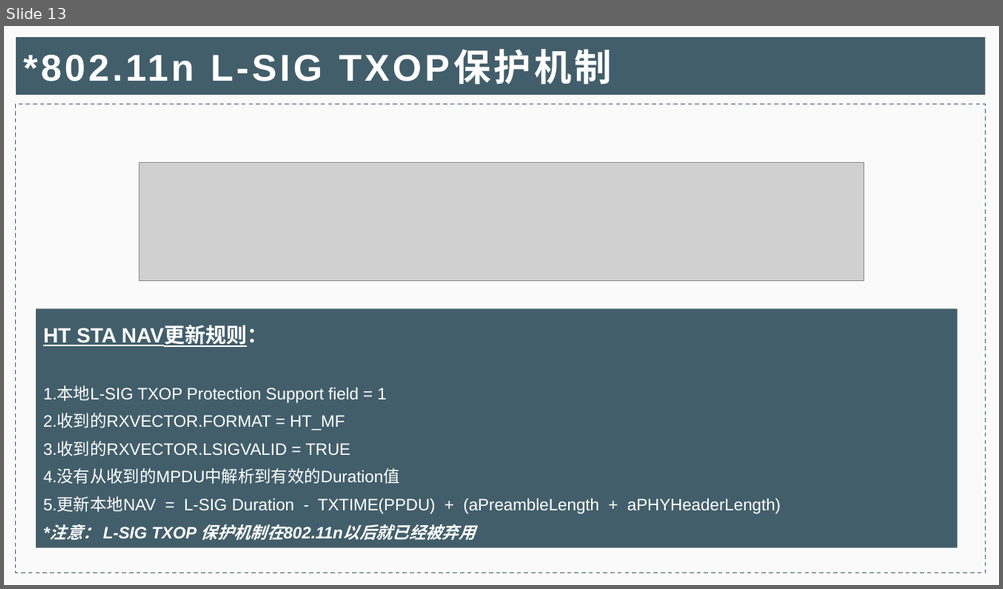
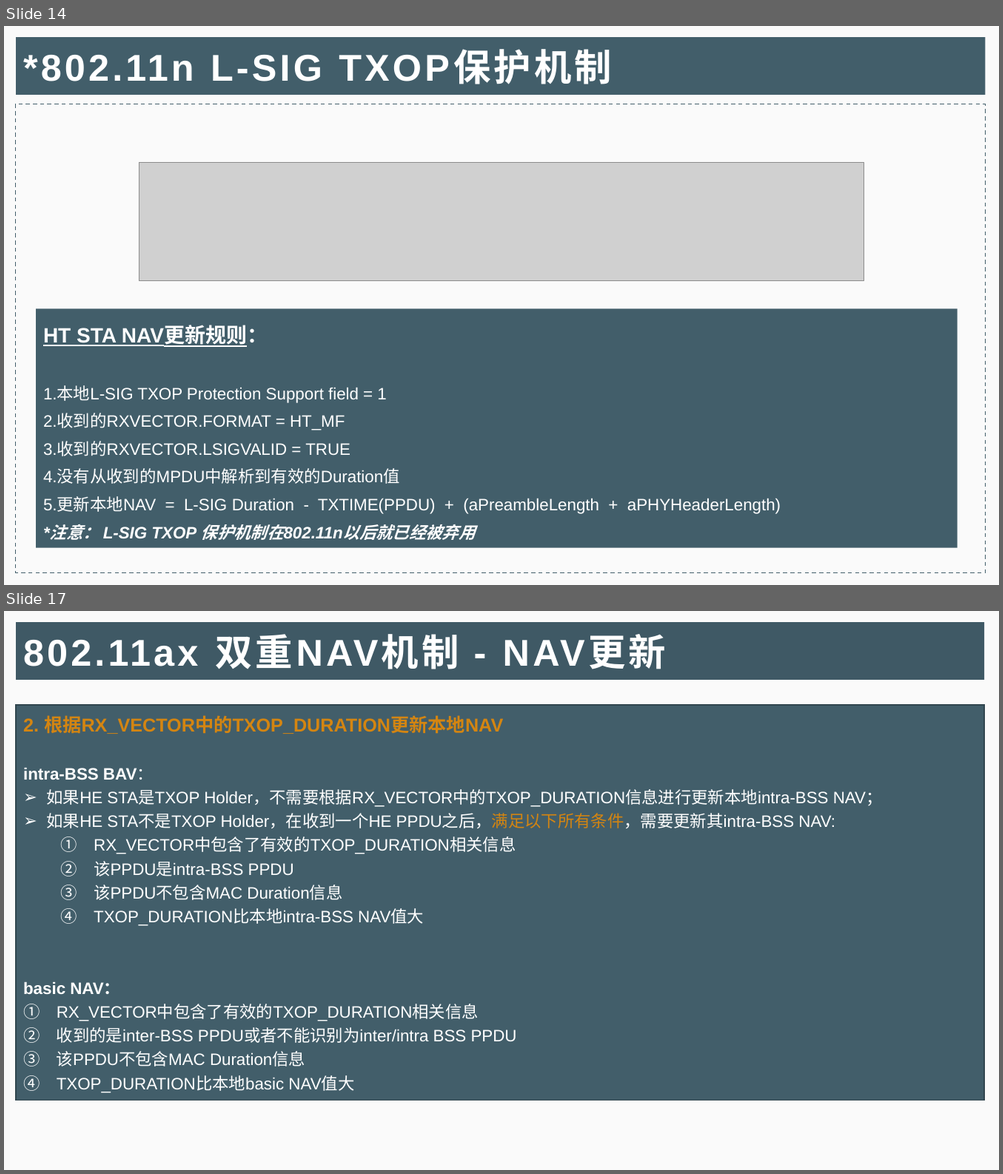
Before and after one commit to iamgzi/802.11ax, a slide deck: Doc/802.11NAV机制详解_M.pptx. Shown one above the other, each under a label of ours: slide 13 before the commit, slides 14 and 17 after it; the slides between them are not shown. The pictures are 1003x589 and 1003x1174 pixels, drawn with LibreOffice and Linux fonts; fonts in the diff are those of the drawing; grey boxes stand for pictures. Boxes give left, top, right and bottom in pixels: in the first picture for what was removed or moved away, otherwise in the second. Text is boxed around its words. In the diff, an @@ line names an element or a change of style, - is before the commit and + after.

```diff
--- a/Doc/802.11NAV机制详解_M.pptx
+++ b/Doc/802.11NAV机制详解_M.pptx
@@ slide 17 added at (x1=4, y1=611, x2=999, y2=1170), background #FFFFFF @@
@@ title added at (x1=16, y1=622, x2=984, y2=680), fill #3F5965, 36 pt, text #FFFFFF, bold @@
+802.11ax 双重NAV机制 - NAV更新
@@ rectangle added at (x1=16, y1=705, x2=984, y2=1100), fill #425E6A, outline #31464E 1 pt, 16 pt, text #FFFFFF @@
+2. 根据RX_VECTOR中的TXOP_DURATION更新本地NAV
+intra-BSS BAV：
+➢ 如果HE STA是TXOP Holder，不需要根据RX_VECTOR中的TXOP_DURATION信息进行更新本地intra-BSS NAV；
+➢ 如果HE STA不是TXOP Holder，在收到一个HE PPDU之后，满足以下所有条件，需要更新其intra-BSS NAV:
+  ① RX_VECTOR中包含了有效的TXOP_DURATION相关信息
+  ② 该PPDU是intra-BSS PPDU
+  ③ 该PPDU不包含MAC Duration信息
+  ④ TXOP_DURATION比本地intra-BSS NAV值大
+basic NAV：
+① RX_VECTOR中包含了有效的TXOP_DURATION相关信息
+② 收到的是inter-BSS PPDU或者不能识别为inter/intra BSS PPDU
+③ 该PPDU不包含MAC Duration信息
+④ TXOP_DURATION比本地basic NAV值大
@@ what was slide 13 is now slide 14 @@
```
Also in this commit, not shown: 11 slides changed, 6 other slides added, 1 slide removed, 1 other file.
